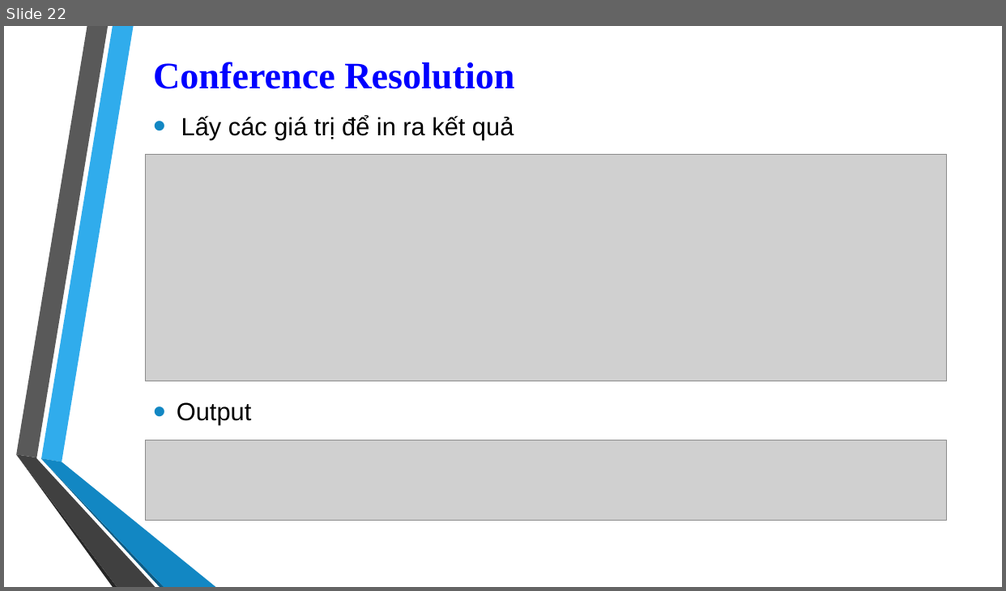
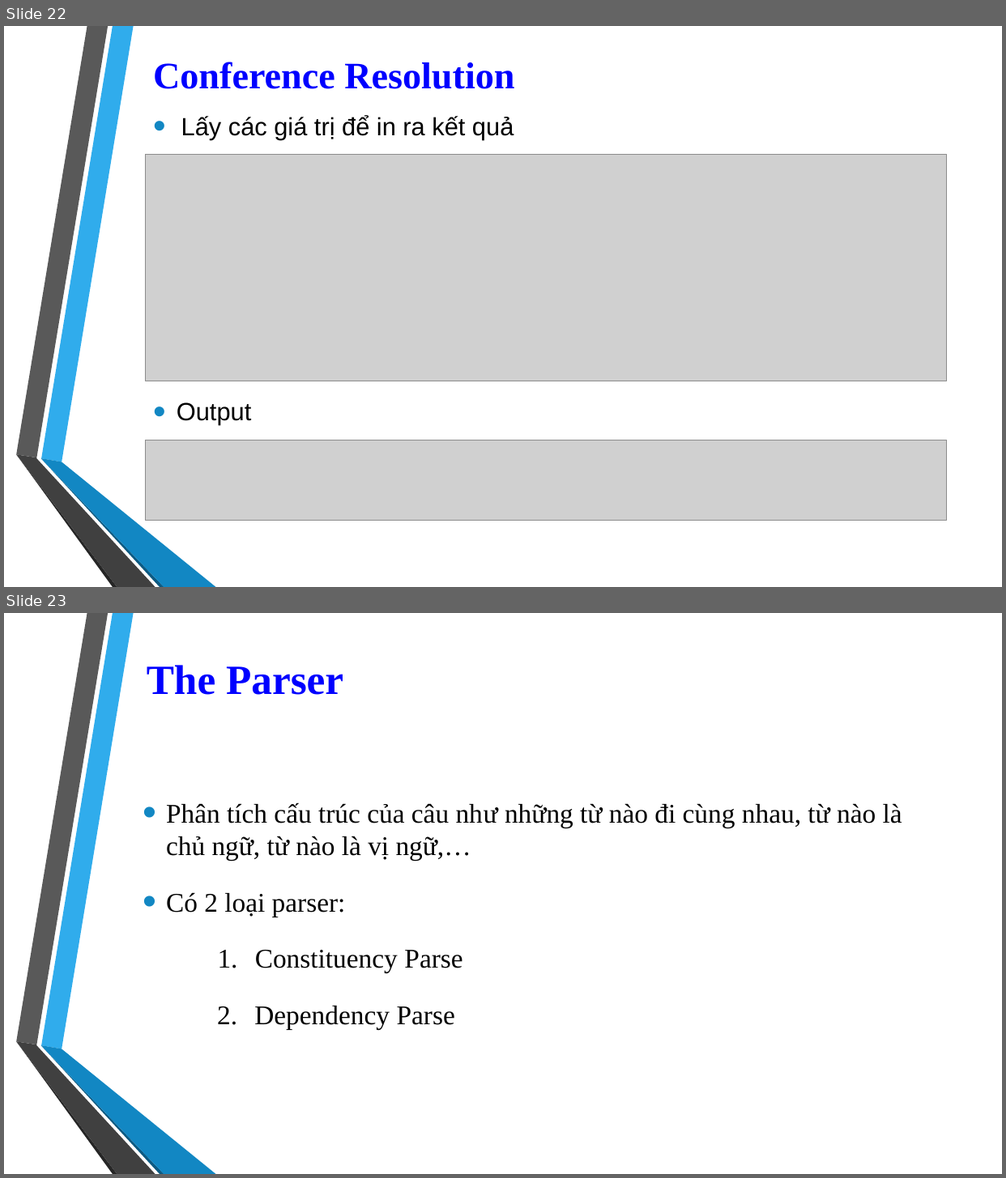
Before and after one commit to 1412520/TextMining, a slide deck: Seminar/Stanford_CoreNLP.pptx. Shown one above the other, each under a label of ours: slide 22 before the commit, slides 22 and 23 after it. The pictures are 1006x591 and 1006x1178 pixels, drawn with LibreOffice and Linux fonts; fonts in the diff are those of the drawing; grey boxes stand for pictures; background and template pictures are left out. Boxes give left, top, right and bottom in pixels: in the first picture for what was removed or moved away, otherwise in the second. Text is boxed around its words. In the diff, an @@ line names an element or a change of style, - is before the commit and + after.

Commit message:
add Parser into slide

```diff
--- a/Seminar/Stanford_CoreNLP.pptx
+++ b/Seminar/Stanford_CoreNLP.pptx
@@ slide 23 added at bbox=[4, 613, 1002, 1174], background picture (left out); not listed: 6 template elements that a slide beside it also shows @@
@@ title added at bbox=[147, 665, 343, 695], 40 pt, text #0000FF, bold @@
+The Parser
@@ text added at bbox=[166, 803, 902, 1030], 26 pt, text #000000 @@
+• Phân tích cấu trúc của câu như những từ nào đi cùng nhau, từ nào là chủ ngữ, từ nào là vị ngữ,…
+• Có 2 loại parser:
+    1. Constituency Parse
+  2. Dependency Parse
```
Also in this commit, not shown: 2 slides changed, 4 other slides added.
